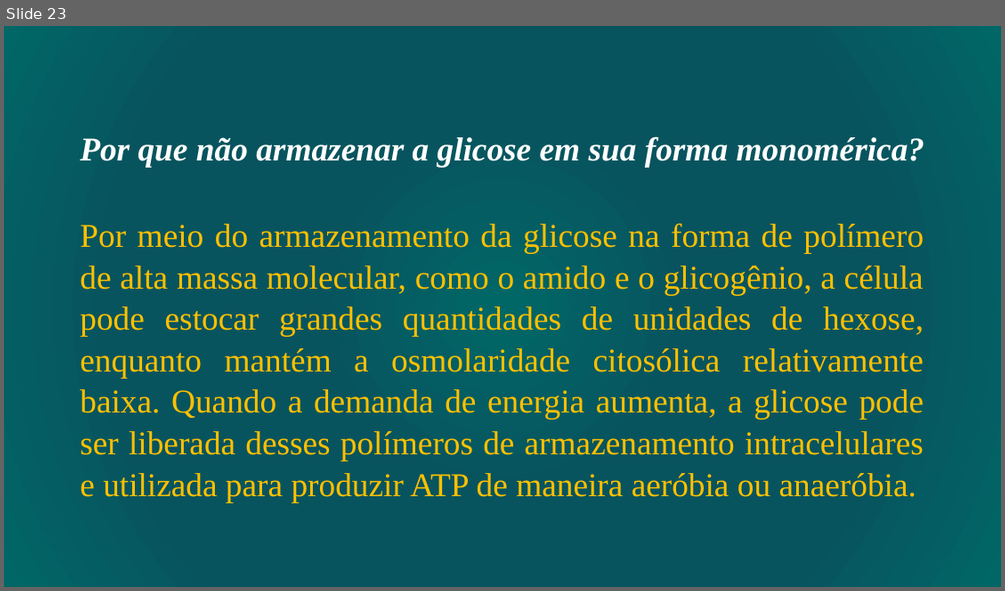
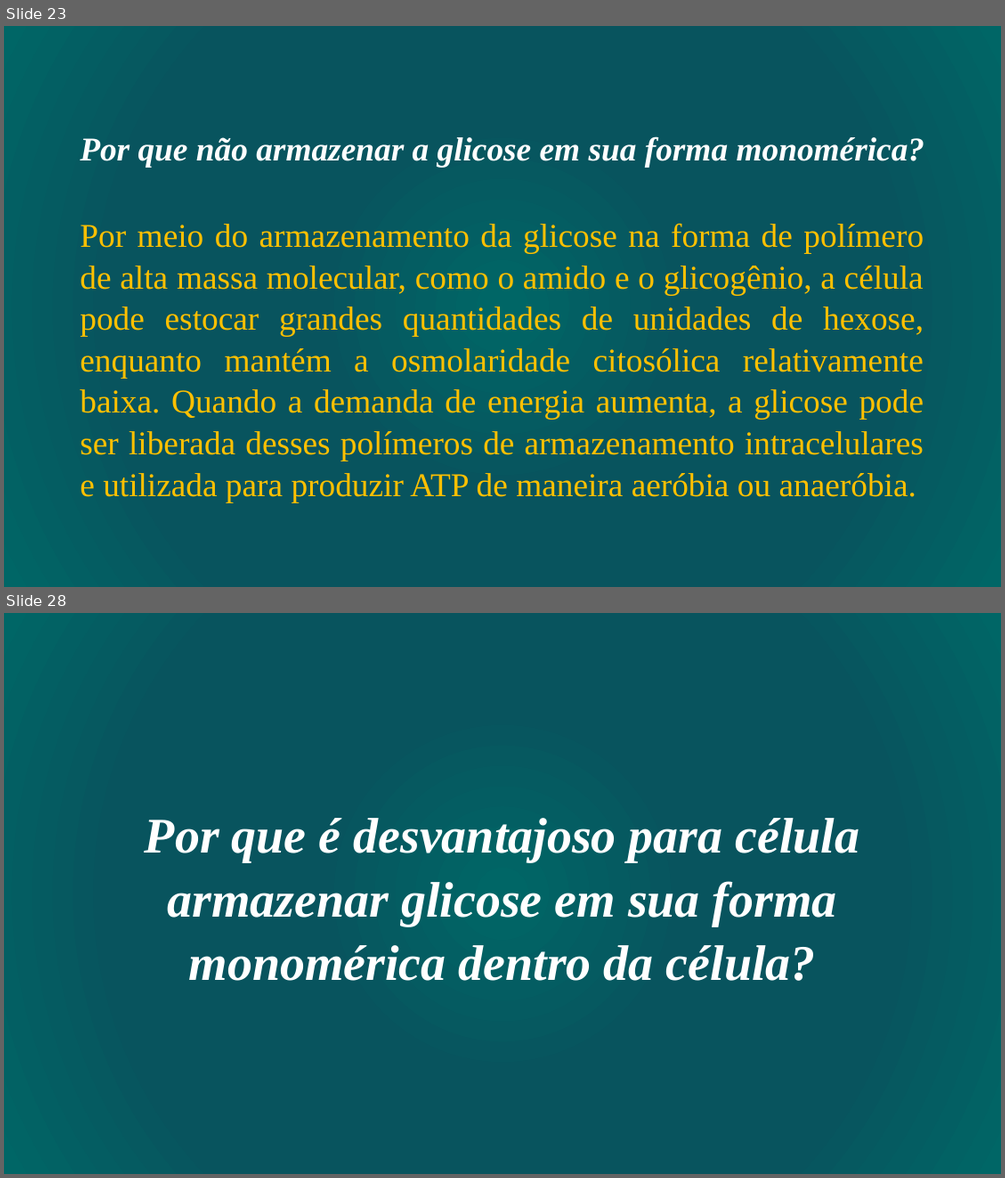
Before and after one commit to daniloasdotcom/Bioquimica-com-Danilo, a slide deck: static/aulas/metabolismo_glicogenio.pptx. Shown one above the other, each under a label of ours: slide 23 before the commit, slides 23 and 28 after it; the slides between them are not shown. The pictures are 1005x591 and 1005x1178 pixels, drawn with LibreOffice and Linux fonts; fonts in the diff are those of the drawing. Boxes give left, top, right and bottom in pixels: in the first picture for what was removed or moved away, otherwise in the second. Text is boxed around its words. In the diff, an @@ line names an element or a change of style, - is before the commit and + after.

```diff
--- a/static/aulas/metabolismo_glicogenio.pptx
+++ b/static/aulas/metabolismo_glicogenio.pptx
@@ slide 28 added at bbox=[4, 613, 1001, 1174], background gradient #006666 to #08545E @@
@@ text added at bbox=[145, 818, 860, 981], 48 pt, text #FFFFFF, bold, italic @@
+Por que é desvantajoso para célula armazenar glicose em sua forma monomérica dentro da célula?
```
Also in this commit, not shown: 5 slides changed, 3 other slides added, 4 slides removed, 4 other files.
